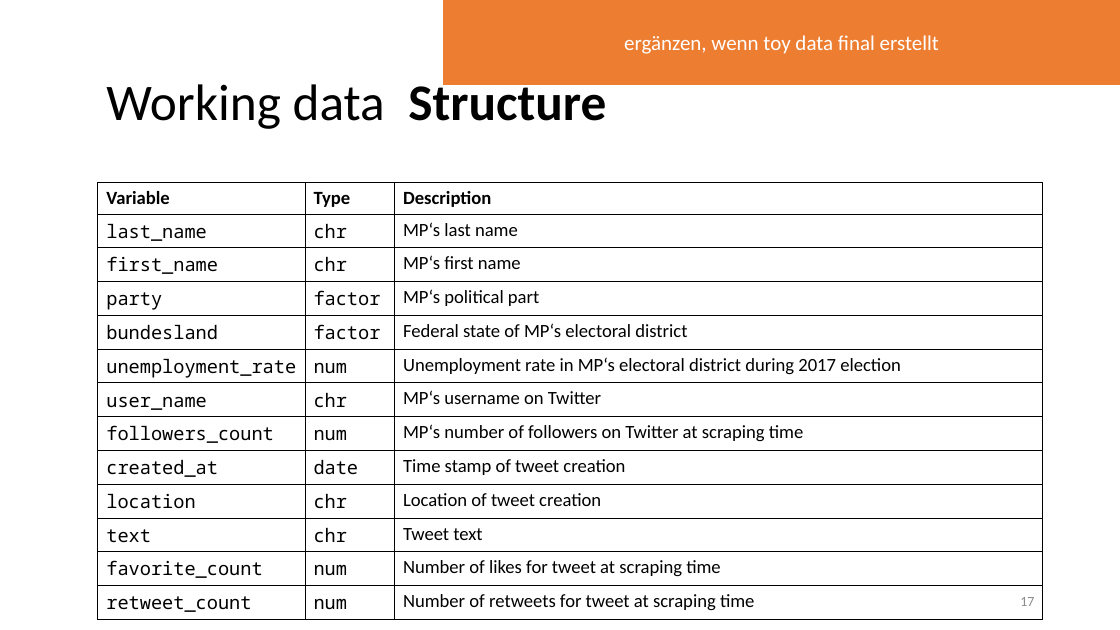
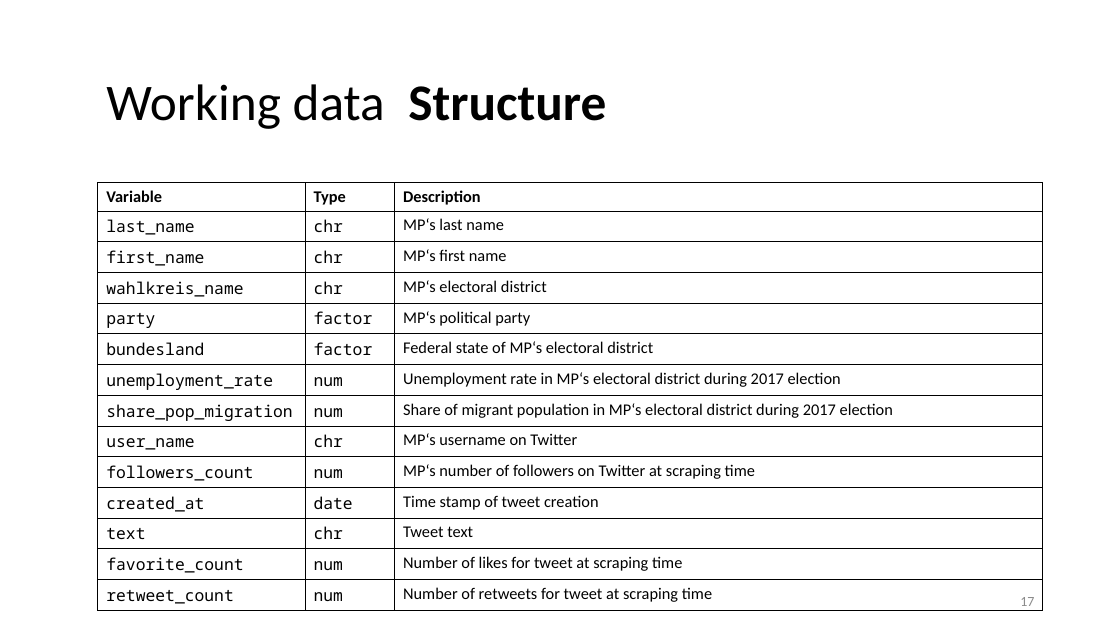
Before and after one commit to lisa-wm/consulting, a slide deck: slide 17 of 5_seminar/Contents_Part_01/Präsentation_Teil1.pptx. Drawn at 1120x630 pixels with LibreOffice and Linux fonts; fonts in the diff are those of the drawing. Boxes give left, top, right and bottom in pixels: in the first picture for what was removed or moved away, otherwise in the second. Text is boxed around its words. In the diff, an @@ line names an element or a change of style, - is before the commit and + after.

```diff
--- a/5_seminar/Contents_Part_01/Präsentation_Teil1.pptx
+++ b/5_seminar/Contents_Part_01/Präsentation_Teil1.pptx
@@ rectangle removed at (444, 0, 1120, 84) @@
-ergänzen, wenn toy data final erstellt
@@ table at (98, 183, 1044, 608) @@
-row 4: party | factor | MP‘s political part
+row 4: wahlkreis_name | chr | MP‘s electoral district
+row 5: party | factor | MP‘s political party
+row 8: share_pop_migration | num | Share of migrant population in MP‘s electoral district during 2017 election
-row 10: location | chr | Location of tweet creation
```
Also in this commit, not shown: 2 other slides changed, 13 other files.
